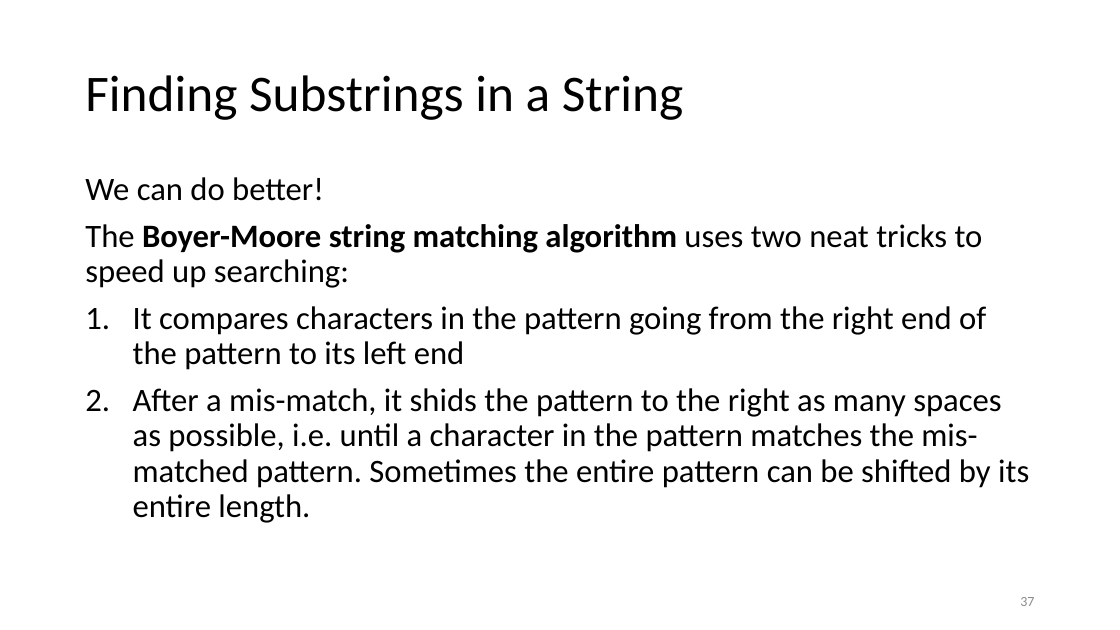
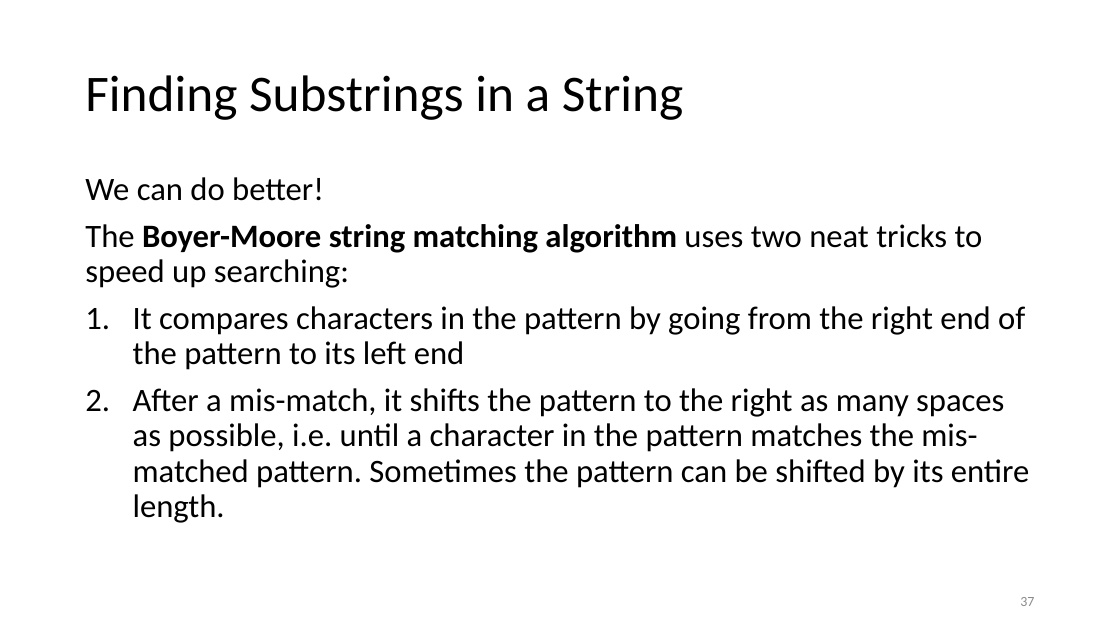
Before and after one commit to tjd1234/cmpt225fall2023, a slide deck: slide 37 of lecture_notes/week12/week12_strings.pptx. Drawn at 1120x630 pixels with LibreOffice and Linux fonts; fonts in the diff are those of the drawing. Boxes give left, top, right and bottom in pixels: in the first picture for what was removed or moved away, otherwise in the second. Text is boxed around its words. In the diff, an @@ line names an element or a change of style, - is before the commit and + after.

```diff
--- a/lecture_notes/week12/week12_strings.pptx
+++ b/lecture_notes/week12/week12_strings.pptx
@@ text at (x1=133, y1=306, x2=1029, y2=523): text changed @@
-1. It compares characters in the pattern going from the right end of the pattern to its left end
-2. After a mis-match, it shids the pattern to the right as many spaces as possible, i.e. until a character in the pattern matches the mis-matched pattern. Sometimes the entire pattern can be shifted by its entire length.
+1. It compares characters in the pattern by going from the right end of the pattern to its left end
+2. After a mis-match, it shifts the pattern to the right as many spaces as possible, i.e. until a character in the pattern matches the mis-matched pattern. Sometimes the pattern can be shifted by its entire length.
```
Also in this commit, not shown: 13 other slides changed, 1 other file.
